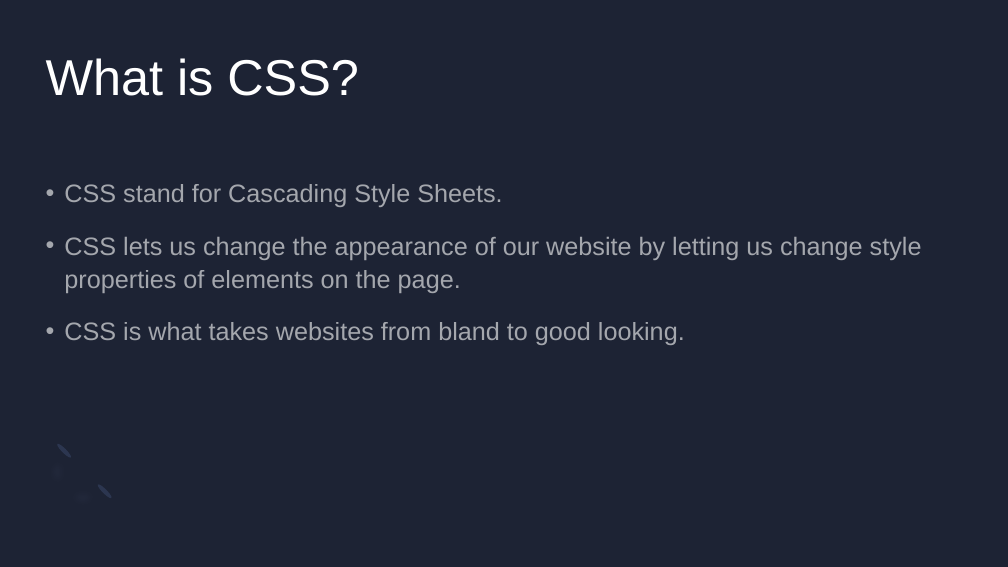
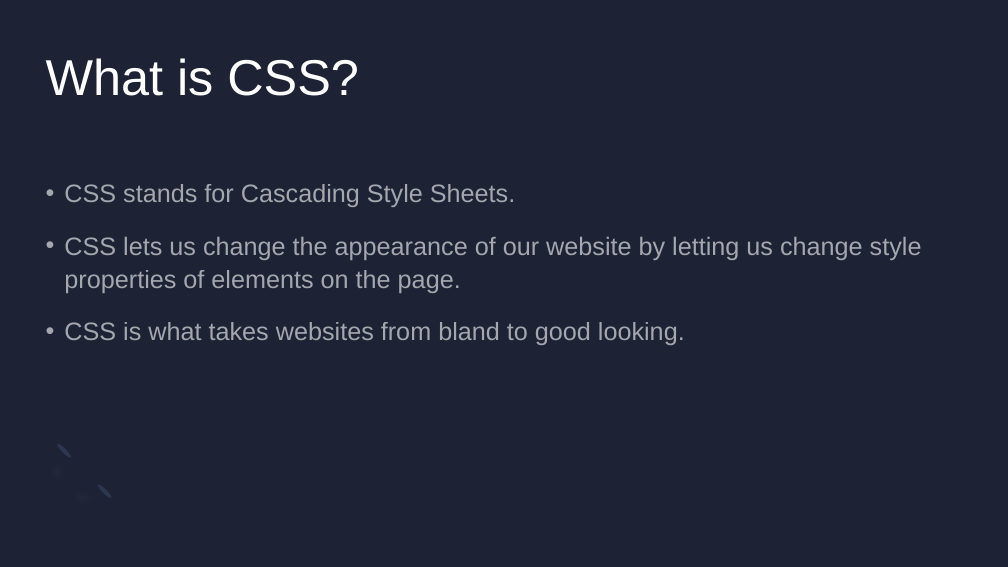
Before and after one commit to atticuscornett/SCOPE-Code-Lessons, a slide deck: slide 3 of Week 11/CodingLessonEleven.pptx. Drawn at 1008x567 pixels with LibreOffice and Linux fonts; fonts in the diff are those of the drawing. Boxes give left, top, right and bottom in pixels: in the first picture for what was removed or moved away, otherwise in the second. Text is boxed around its words. In the diff, an @@ line names an element or a change of style, - is before the commit and + after.

```diff
--- a/Week 11/CodingLessonEleven.pptx
+++ b/Week 11/CodingLessonEleven.pptx
@@ text at <box>64,184,515,207</box>: text changed @@
-• CSS stand for Cascading Style Sheets.
+• CSS stands for Cascading Style Sheets.
```
Also in this commit, not shown: 2 other slides changed.
